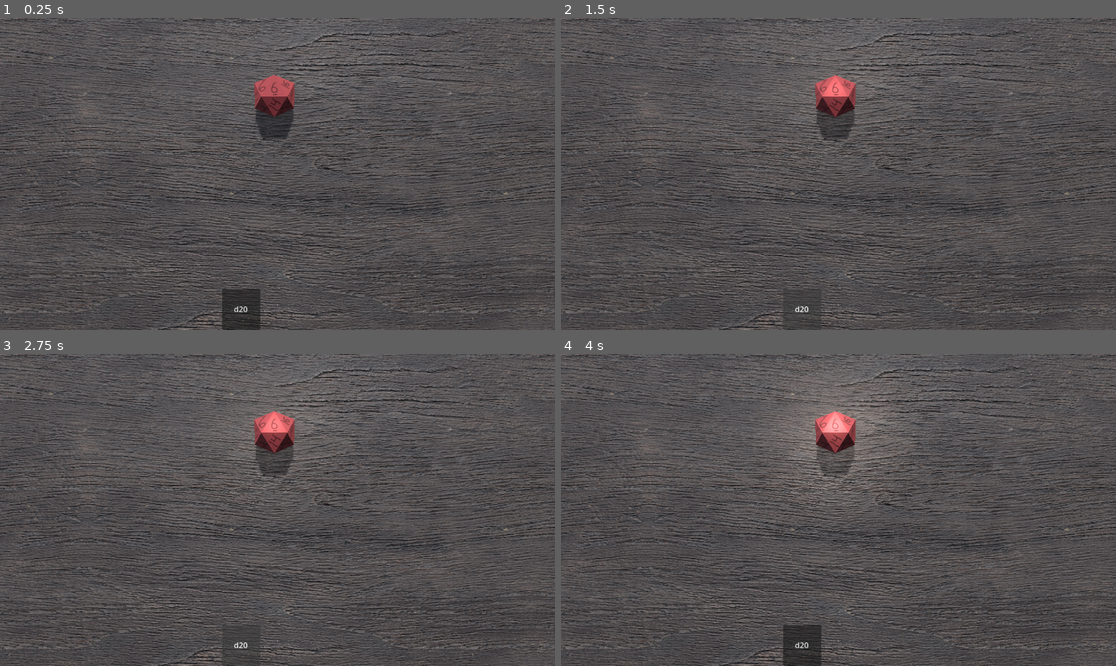
Above: before the commit, frames 1-4 (two rows, left to right).
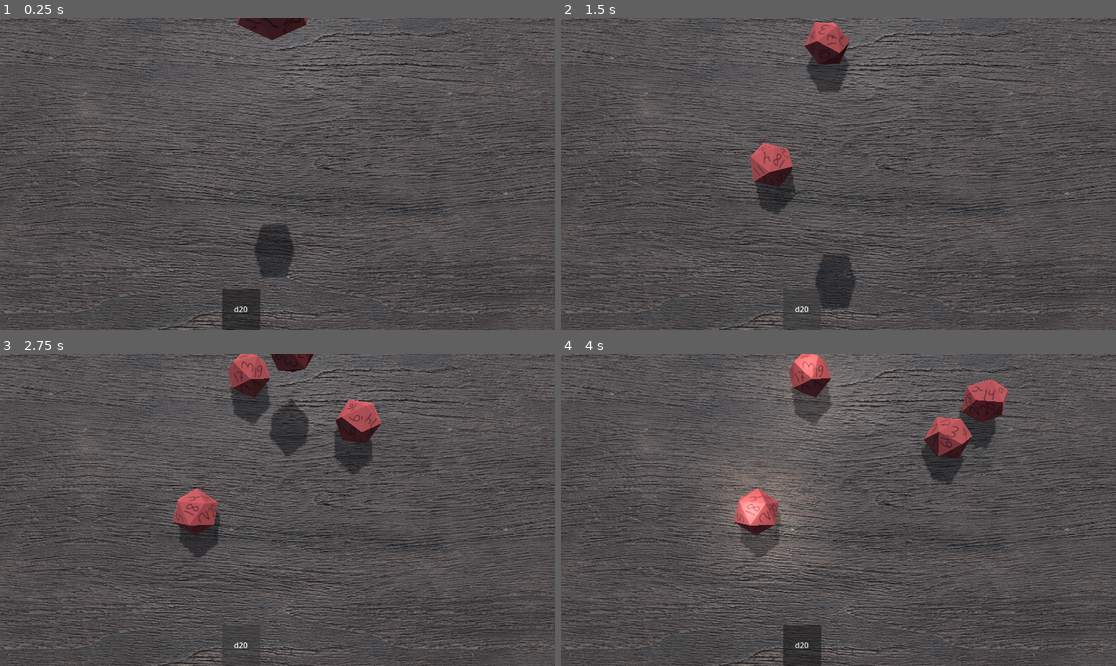
Above: after the commit, the same moments.

Repository: permahorse/diceroller
Game: Godot game, scene res://table.tscn
Same seed, same stepped clock (60 frames per second), same inputs: the game is played once before the commit and once after it.
Inputs (mouse positions are in pixels of both pictures, inside the frame that each line leads up to):
- Up to frame 1 (0.25 s): no input
- Up to frame 2 (1.5 s): click "d20" at 0.5 s; click "d20" at 1.25 s
- Up to frame 3 (2.75 s): click "d20" at 2 s
- Up to frame 4 (4 s): move the mouse to (960, 494) at 2.77 s; click (960, 494) at 2.92 s; drag from (727, 525) to (810, 572) at 3.52 s

The runs differ from the first frame. In frame 1, 2.6% of the frame differs, in the area x 42-56%, y 0-84%; in frame 2, 4.4%; in frame 3, 5.6%; in frame 4, 7.5%, in the area x 27-81%, y 0-74%.
Error before the commit: Invalid assignment of property or key 'position' with value of type 'Vector3' on a base object of type 'null instance'. (res://controller.gd:12)

Commit message:
move controller to root

Diff:
--- a/controller.gd
+++ b/controller.gd
@@ -1,16 +1,20 @@
 extends Node3D
 
-@onready var root = $".."
-@onready var control_root = $"../Control"
+@onready var control_root = $"Control"
 
 @export var d20: PackedScene
+
+
+func _ready() -> void:
+	_add_die(0)
+
 
 func _add_die(index: int):
 	print('adding die %s' % index)
 	if index == 0:
 		var die: Node3D = d20.instantiate()
-		die.get_node('RigidBody3D').position = Vector3(0, 10, 0)
-		root.add_child(die)
+		die.position = Vector3(0, 10, 0)
+		self.add_child(die)
 		die.connect('picked', _die_picked)
 		die.connect('released', _die_released)
 
--- a/table.tscn
+++ b/table.tscn
@@ -54,8 +54,8 @@
 sky = SubResource("Sky_v5i0k")
 
 [node name="Node3D" type="Node3D" unique_id=1471549783]
-
-[node name="dice" parent="." unique_id=869552298 instance=ExtResource("1_jd0nb")]
+script = ExtResource("3_kl0hw")
+d20 = ExtResource("1_jd0nb")
 
 [node name="StaticBody3D" type="StaticBody3D" parent="." unique_id=2019588396 node_paths=PackedStringArray("camera")]
 physics_material_override = SubResource("PhysicsMaterial_jd0nb")
@@ -95,10 +95,6 @@
 shadow_enabled = true
 shadow_opacity = 0.8
 
-[node name="controller" type="Node3D" parent="." unique_id=169740469]
-script = ExtResource("3_kl0hw")
-d20 = ExtResource("1_jd0nb")
-
 [node name="Control" type="Control" parent="." unique_id=955441391]
 layout_mode = 3
 anchor_left = 0.4
@@ -109,7 +105,7 @@
 grow_vertical = 0
 size_flags_vertical = 8
 
-[node name="Button" type="Button" parent="Control" unique_id=1443495781]
+[node name="Button_d20" type="Button" parent="Control" unique_id=1443495781]
 layout_mode = 1
 anchors_preset = -1
 anchor_right = 0.344
@@ -118,6 +114,4 @@
 text = "d20
 "
 
-[connection signal="picked" from="dice" to="controller" method="_die_picked"]
-[connection signal="released" from="dice" to="controller" method="_die_released"]
-[connection signal="pressed" from="Control/Button" to="controller" method="_add_die" binds= [0]]
+[connection signal="pressed" from="Control/Button_d20" to="." method="_add_die" binds= [0]]
